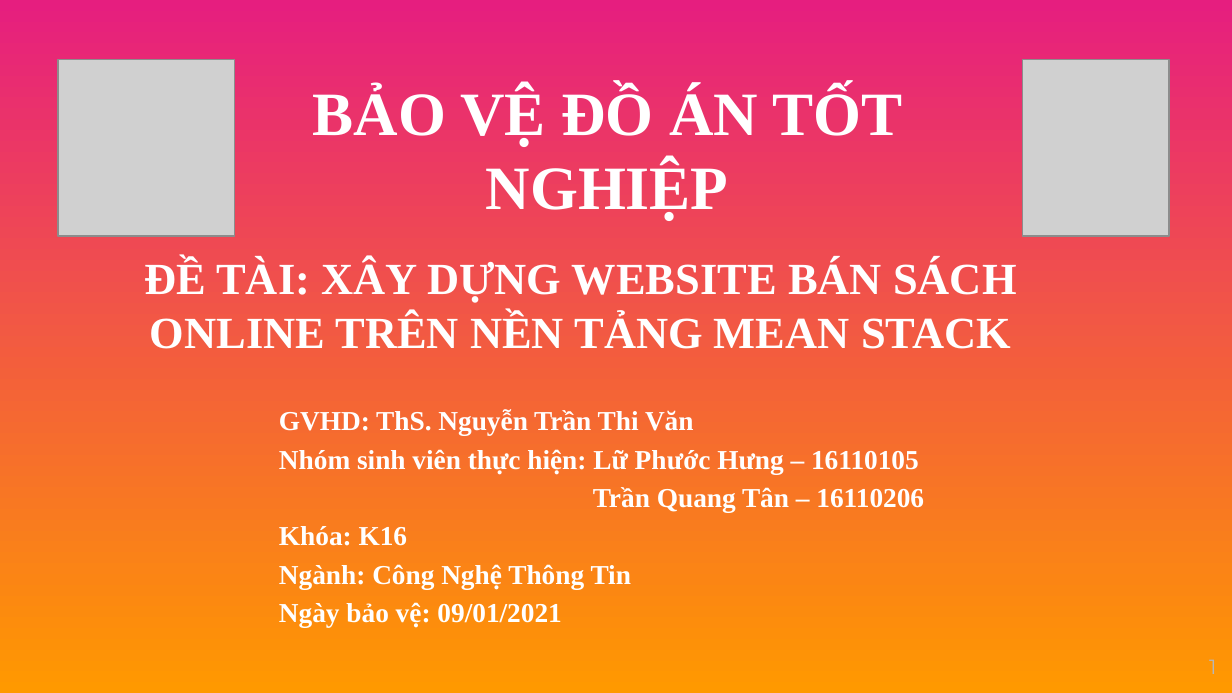
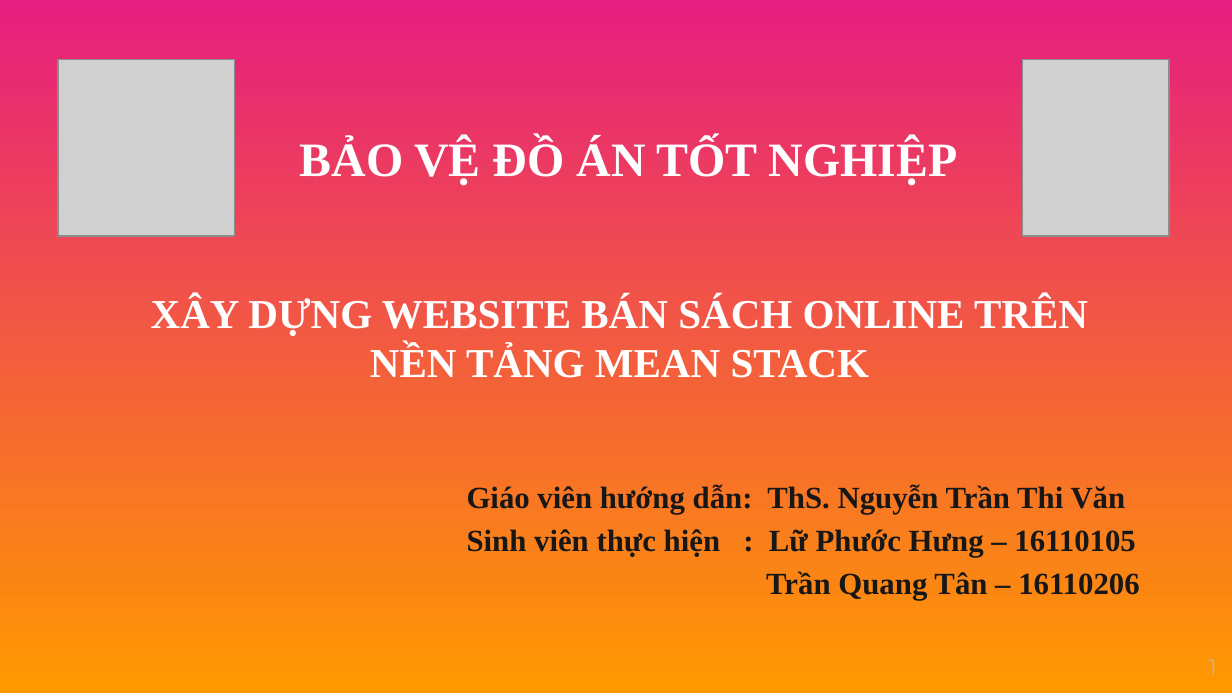
Before and after one commit to Graduation-Thesis-2020/Selling-Book, a slide deck: slide 1 of BAO-CAO/KLTN-Final-PhuocHung-QuangTan.pptx. Drawn at 1232x693 pixels with LibreOffice and Linux fonts; fonts in the diff are those of the drawing; grey boxes stand for pictures; background and template pictures are left out. Boxes give left, top, right and bottom in pixels: in the first picture for what was removed or moved away, otherwise in the second. Text is boxed around its words. In the diff, an @@ line names an element or a change of style, - is before the commit and + after.

Commit message:
update

```diff
--- a/BAO-CAO/KLTN-Final-PhuocHung-QuangTan.pptx
+++ b/BAO-CAO/KLTN-Final-PhuocHung-QuangTan.pptx
@@ text "BẢO VỆ ĐỒ ÁN TỐT ...": place and size @@
-text "BẢO VỆ ĐỒ ÁN TỐT ..." at (313,87,902,221)
+text "BẢO VỆ ĐỒ ÁN TỐT ..." at (300,139,958,186)
@@ text "BẢO VỆ ĐỒ ÁN TỐT ..." at (300,139,958,186): size 36 to 28 pt @@
@@ text at (151,296,1088,378): text changed; size 26 to 24 pt @@
-ĐỀ TÀI: XÂY DỰNG WEBSITE BÁN SÁCH ONLINE TRÊN NỀN TẢNG MEAN STACK
+XÂY DỰNG WEBSITE BÁN SÁCH ONLINE TRÊN NỀN TẢNG MEAN STACK
@@ text "Giáo viên hướng dẫn: ThS. ...": place and size @@
-text "Giáo viên hướng dẫn: ThS. ..." at (279,410,924,627)
+text "Giáo viên hướng dẫn: ThS. ..." at (467,484,1139,600)
@@ text at (467,484,1135,557): text changed; size 16 to 18 pt; text colour #FFFFFF to #171717 @@
-GVHD: ThS. Nguyễn Trần Thi Văn
-Nhóm sinh viên thực hiện: Lữ Phước Hưng – 16110105
+Giáo viên hướng dẫn: ThS. Nguyễn Trần Thi Văn
+Sinh viên thực hiện : Lữ Phước Hưng – 16110105
@@ text at (279,526,631,627): paragraphs removed @@
-Khóa: K16
-Ngành: Công Nghệ Thông Tin
-Ngày bảo vệ: 09/01/2021
@@ text at (766,571,1139,600): size 16 to 18 pt, text colour #FFFFFF to #171717 in "Trần Quang Tân – 16110206" @@
```
Also in this commit, not shown: 2 other slides changed.
